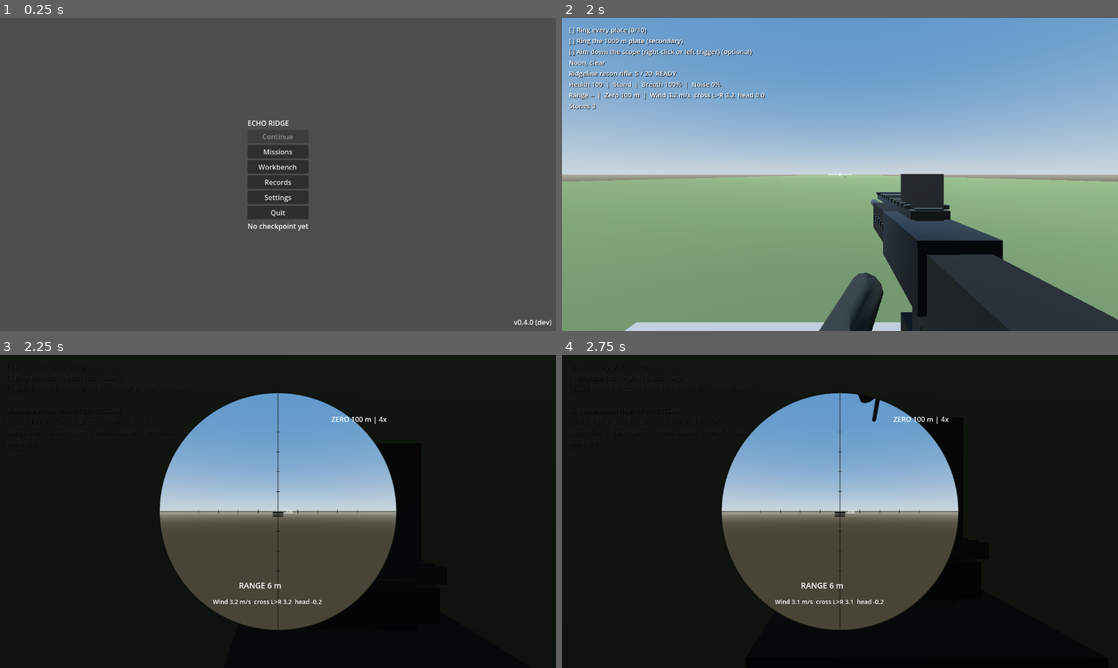
Above: before the commit, frames 1-4 (two rows, left to right).
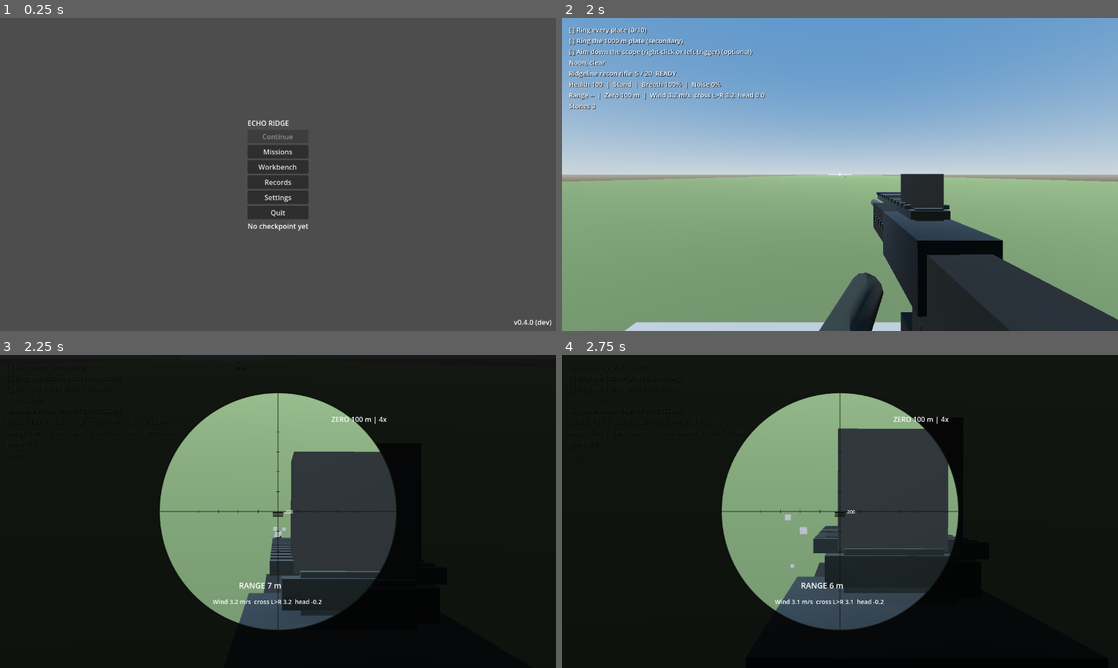
Above: after the commit, the same moments.

Repository: adam656677-oss/sniper
Game: Godot game, scene res://scenes/ui/main_menu.tscn
Same seed, same stepped clock (60 frames per second), same inputs: the game is played once before the commit and once after it.
Inputs (mouse positions are in pixels of both pictures, inside the frame that each line leads up to):
- Up to frame 1 (0.25 s): no input
- Up to frame 2 (2 s): click "Missions" at 0.5 s; click "Shooting range" at 1.25 s
- Up to frame 3 (2.25 s): tap Enter at 2 s; move the mouse to (305, 511) at 2.02 s; hold W (move_forward) from 2.03 s (still down); hold Right mouse button (aim) from 2.03 s (still down); click (305, 511) at 2.17 s
- Up to frame 4 (2.75 s): keep holding W (move_forward); keep holding Right mouse button (aim)

Frames 1-2 are identical in both runs. In frame 3, 25% of the frame differs, in the area x 28-72%, y 12-88%; in frame 4, 24%.
Error before the commit: Parse Error: Cannot infer the type of "distance" variable because the value doesn't have a set type. (res://scenes/takedown_controller.gd:110)

Commit message:
Type cinematic kill distance explicitly

Diff:
--- a/scenes/takedown_controller.gd
+++ b/scenes/takedown_controller.gd
@@ -107,7 +107,7 @@
 	if elapsed >= KILL_AT_SECONDS and not kill_applied:
 		kill_applied = true
 		if is_instance_valid(target) and target.is_alive():
-			var distance := player.global_position.distance_to(target.global_position)
+			var distance: float = player.global_position.distance_to(target.global_position)
 			level.target_killed.emit(target, distance)
 			target.die()
 	if elapsed >= FINISH_SECONDS:
